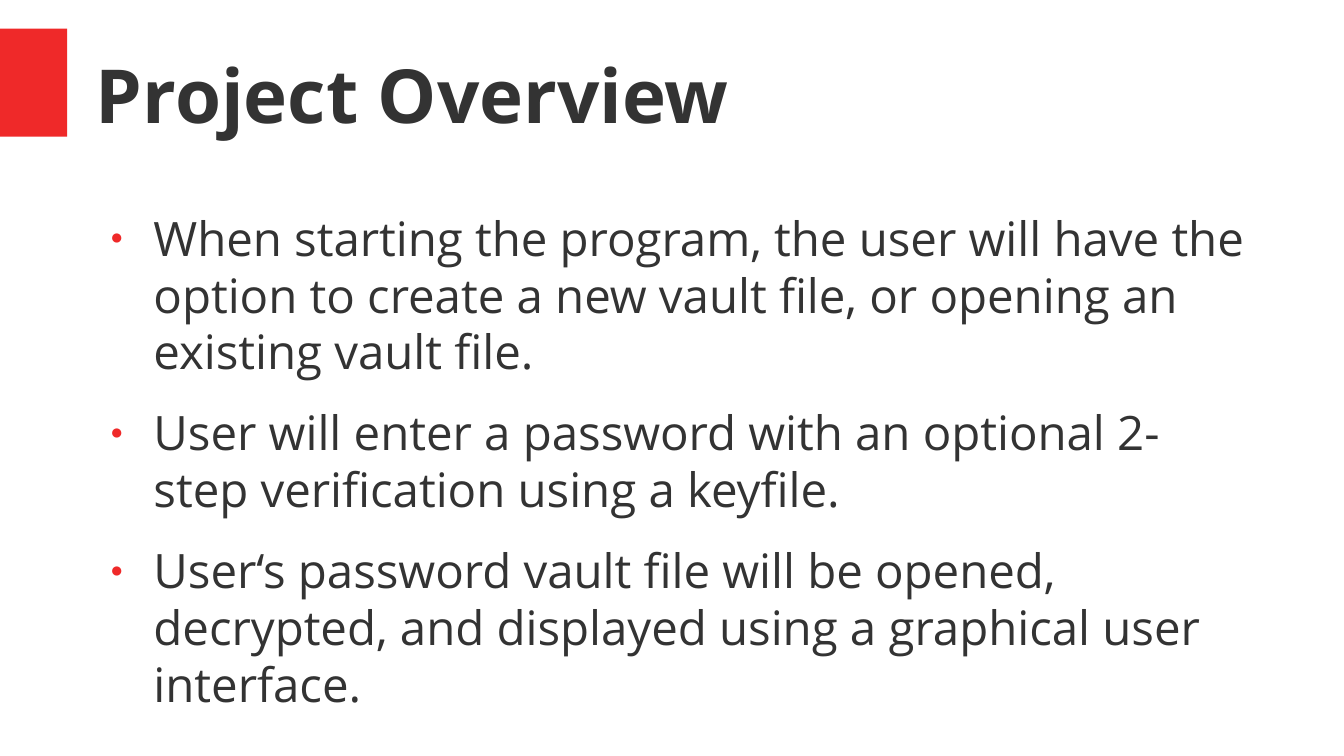
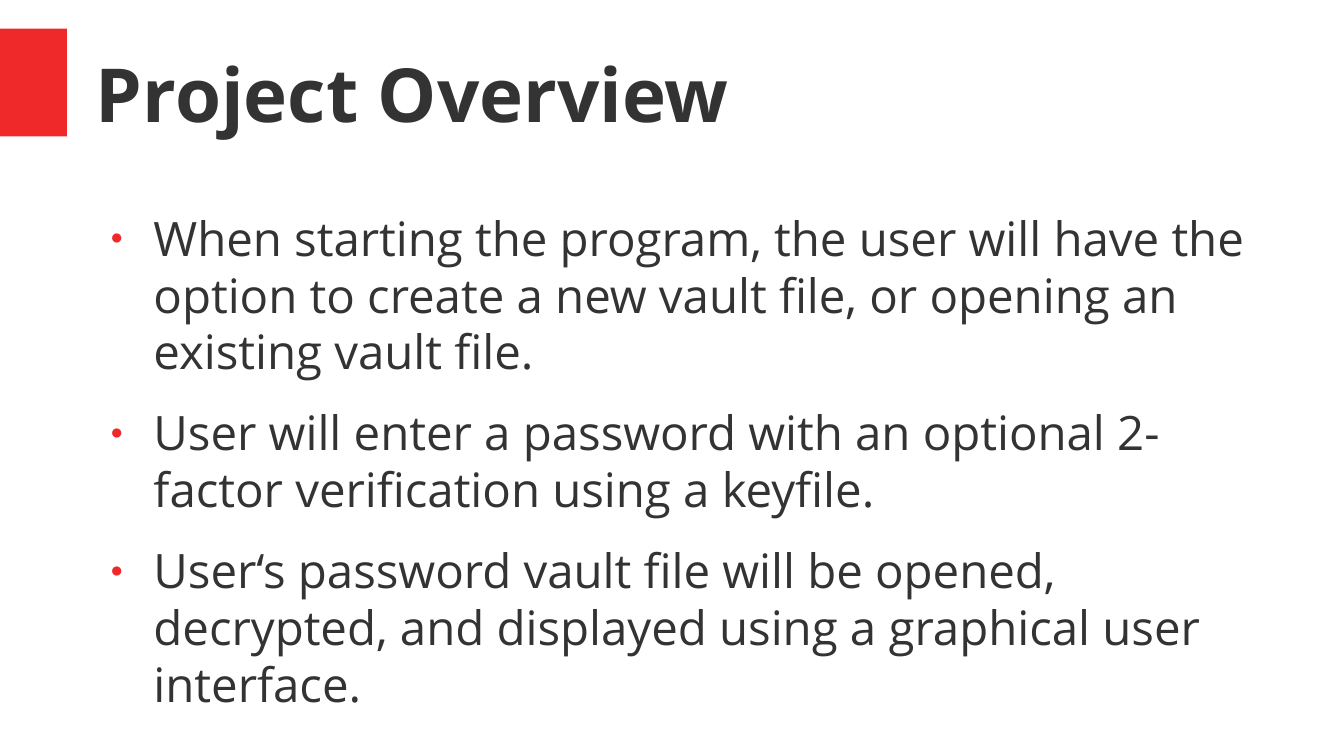
Before and after one commit to C5T2B7U/Project1, a slide deck: slide 4 of Cybersecurity_presentation.pptx. Drawn at 1344x756 pixels with LibreOffice and Linux fonts; fonts in the diff are those of the drawing. Boxes give left, top, right and bottom in pixels: in the first picture for what was removed or moved away, otherwise in the second. Text is boxed around its words. In the diff, an @@ line names an element or a change of style, - is before the commit and + after.

```diff
--- a/Cybersecurity_presentation.pptx
+++ b/Cybersecurity_presentation.pptx
@@ text at (x1=153, y1=414, x2=1159, y2=519): text changed @@
-● User will enter a password with an optional 2-step verification using a keyfile.
+● User will enter a password with an optional 2-factor verification using a keyfile.
```
Also in this commit, not shown: 3 other slides changed.
